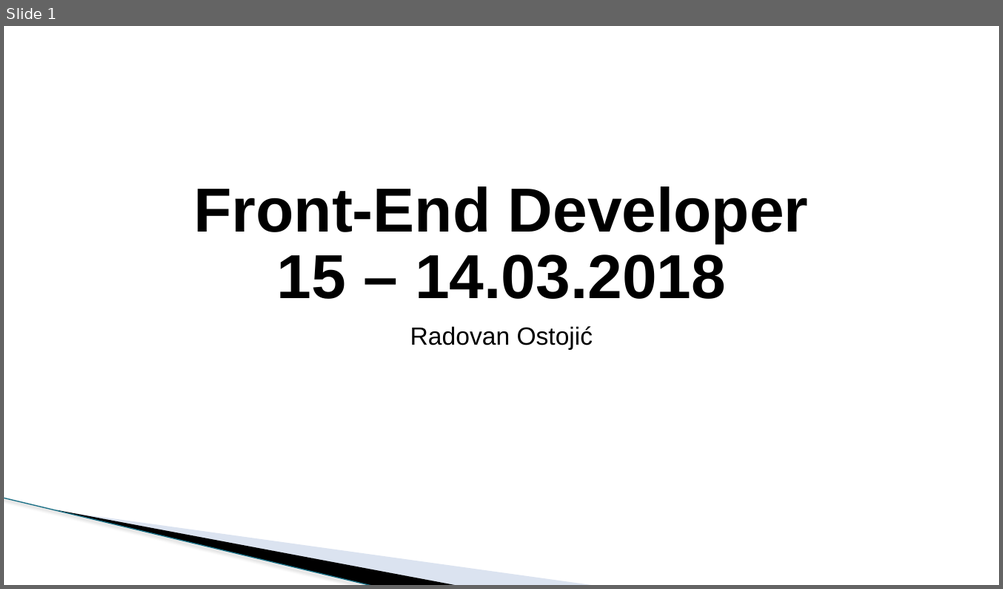
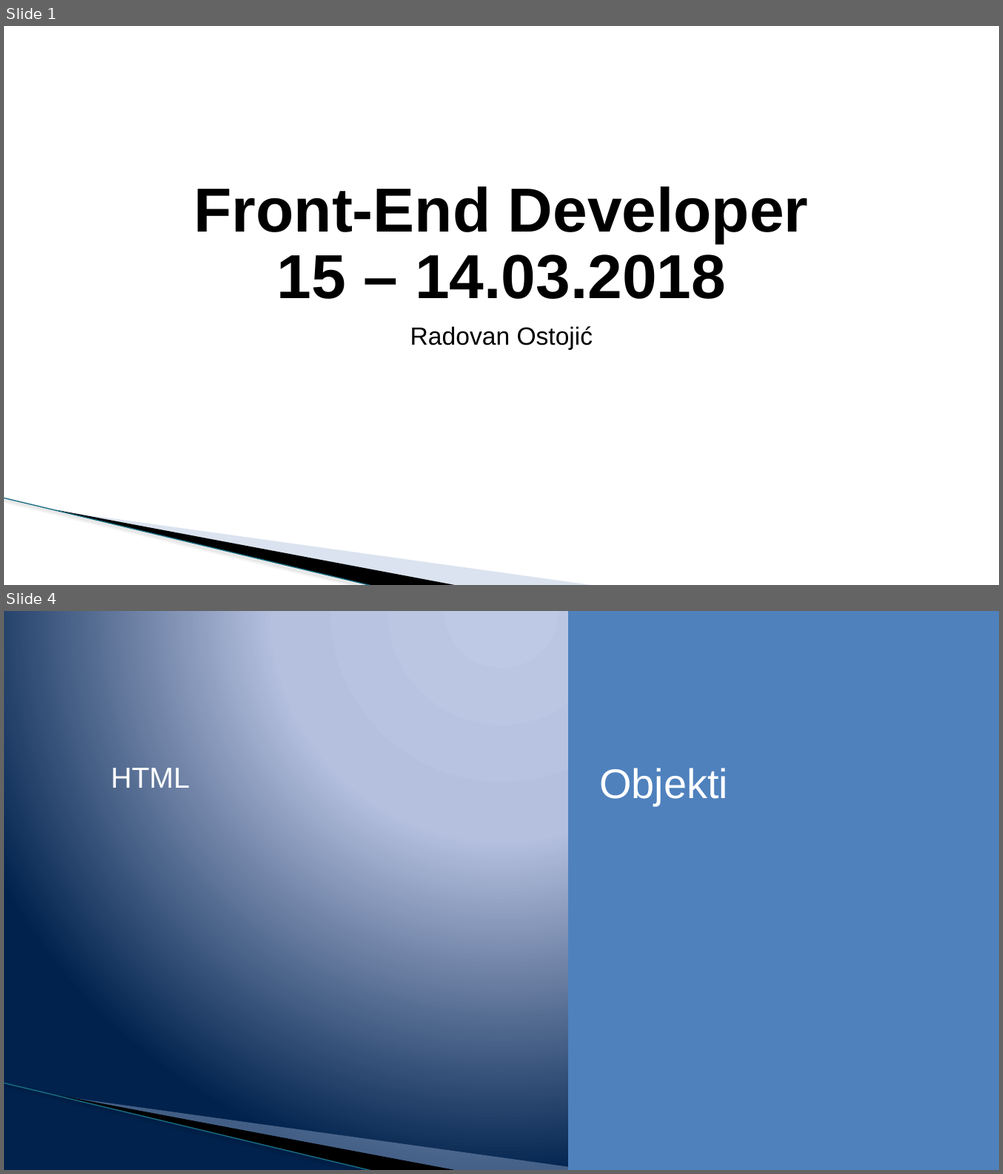
Before and after one commit to todalexcode/kurs-front-end, a slide deck: sesija-15/PPT/Front-End Developer-15.pptx. Shown one above the other, each under a label of ours: slide 1 before the commit, slides 1 and 4 after it; the slides between them are not shown. The pictures are 1003x589 and 1003x1174 pixels, drawn with LibreOffice and Linux fonts; fonts in the diff are those of the drawing; background and template pictures are left out. Boxes give left, top, right and bottom in pixels: in the first picture for what was removed or moved away, otherwise in the second. Text is boxed around its words. In the diff, an @@ line names an element or a change of style, - is before the commit and + after.

```diff
--- a/sesija-15/PPT/Front-End Developer-15.pptx
+++ b/sesija-15/PPT/Front-End Developer-15.pptx
@@ slide 4 added at (4,611,999,1170), background gradient #BFC9E5 to #B5C0E0 to #00234D; not listed: 3 template elements that a slide beside it also shows @@
@@ rectangle added at (568,611,999,1170), fill #4F81BD @@
@@ text added at (111,768,190,788), 28 pt, text #FFFFFF @@
+HTML
@@ text added at (599,768,728,806), 40 pt, text #FFFFFF @@
+Objekti
```
Also in this commit, not shown: 1 slide changed, 8 other slides added, 2 slides removed, 17 other files.
